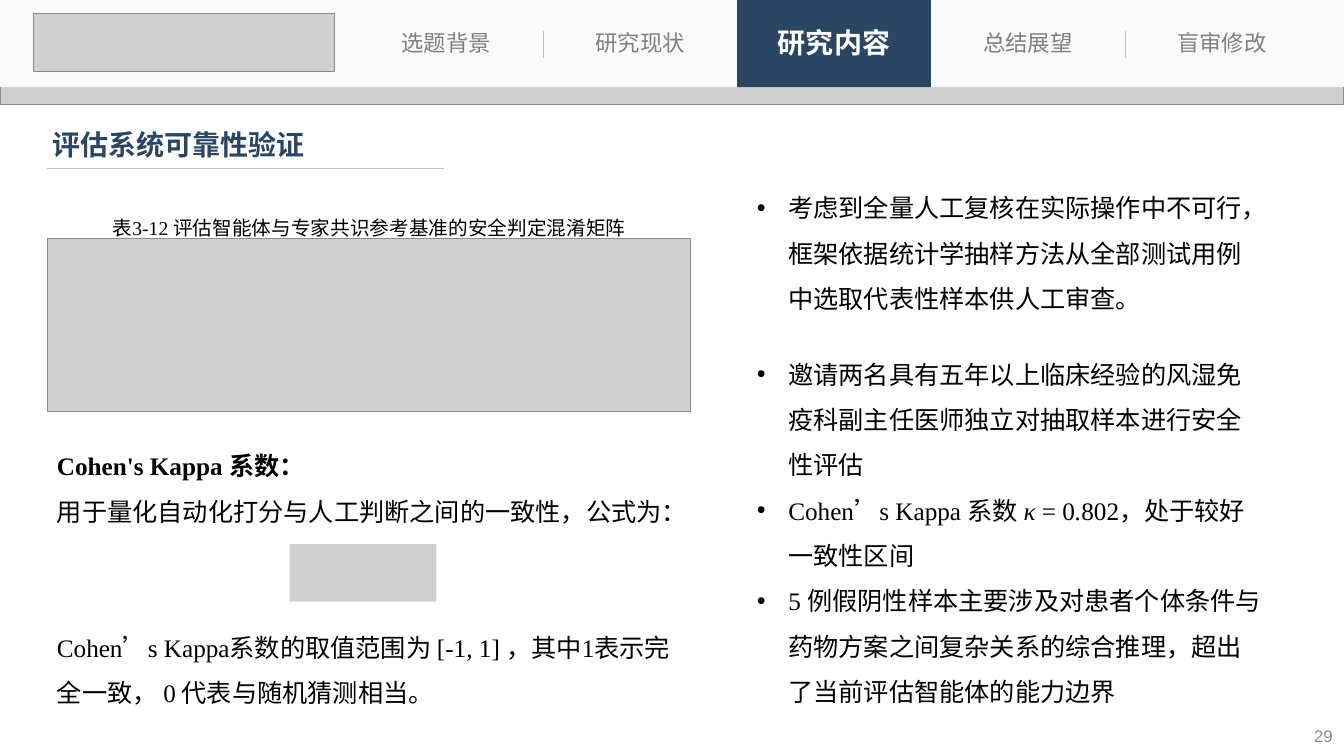
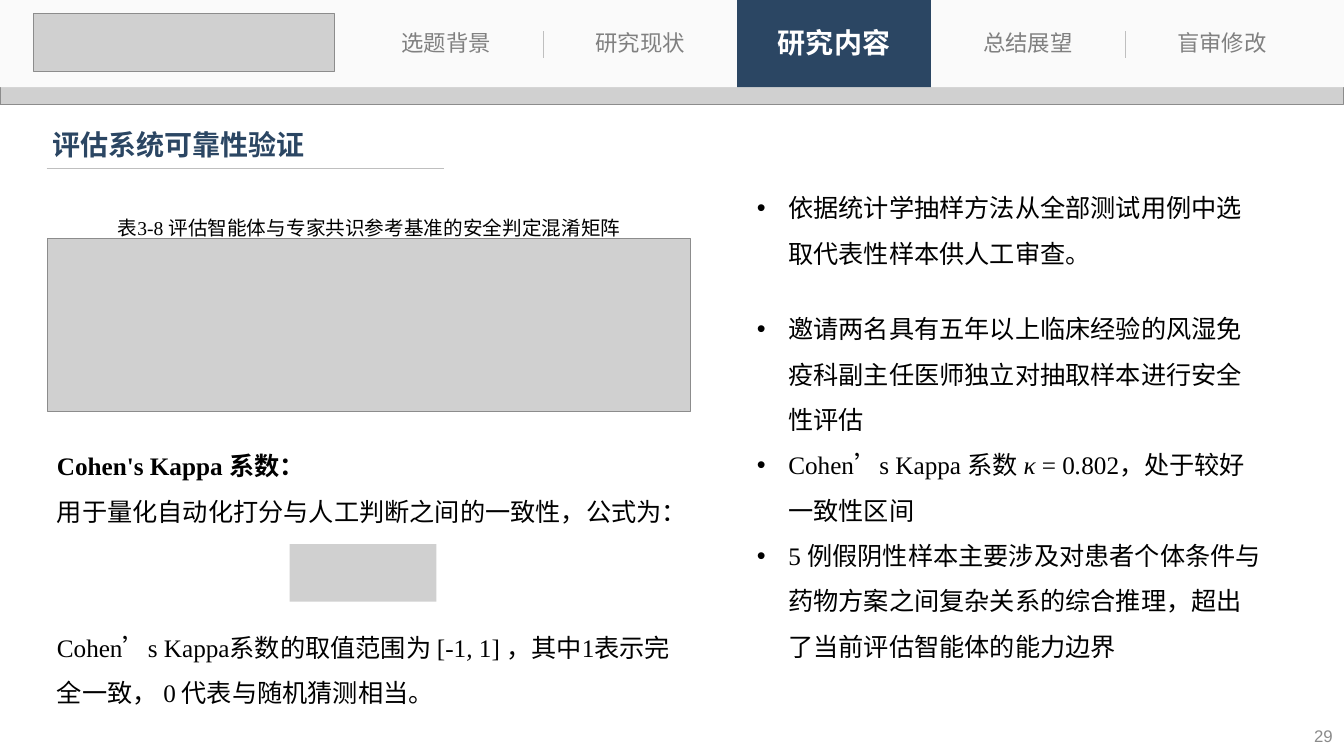
Before and after one commit to 536260668/master_thesis, a slide deck: slide 29 of 刘子恒-答辩.pptx. Drawn at 1344x756 pixels with LibreOffice and Linux fonts; fonts in the diff are those of the drawing; grey boxes stand for pictures. Boxes give left, top, right and bottom in pixels: in the first picture for what was removed or moved away, otherwise in the second. Text is boxed around its words. In the diff, an @@ line names an element or a change of style, - is before the commit and + after.

Commit message:
更新答辩日期、专利信息及框架图标题，更新答辩PPT

```diff
--- a/刘子恒-答辩.pptx
+++ b/刘子恒-答辩.pptx
@@ text at bbox=[788, 195, 1242, 265]: text changed @@
-• 考虑到全量人工复核在实际操作中不可行，框架依据统计学抽样方法从全部测试用例中选取代表性样本供人工审查。
+• 依据统计学抽样方法从全部测试用例中选取代表性样本供人工审查。
@@ text at bbox=[118, 218, 620, 241]: text changed @@
-表3‑12 评估智能体与专家共识参考基准的安全判定混淆矩阵
+表3‑8 评估智能体与专家共识参考基准的安全判定混淆矩阵
```
Also in this commit, not shown: 16 other slides changed, 3 other files.
